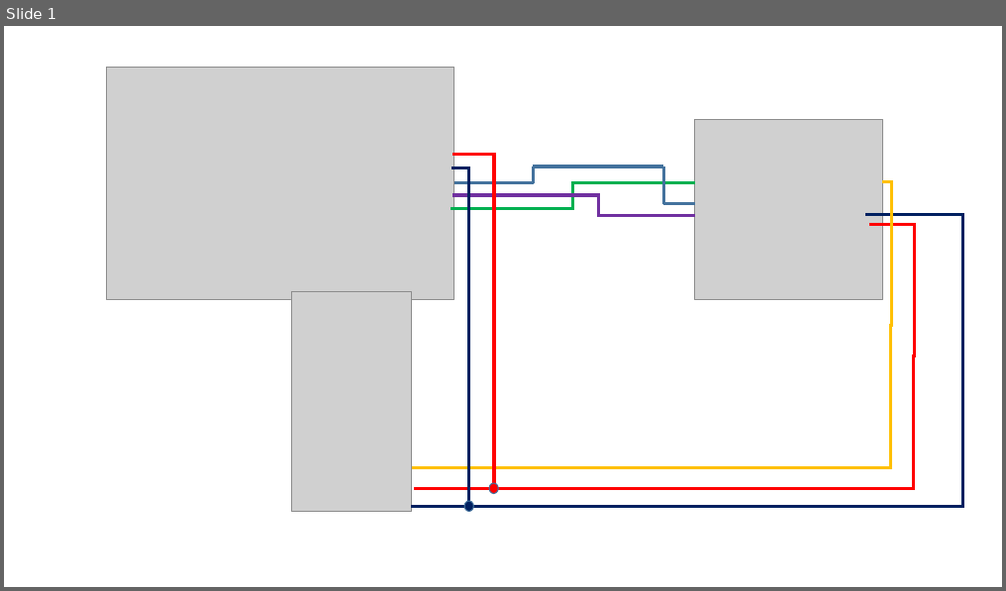
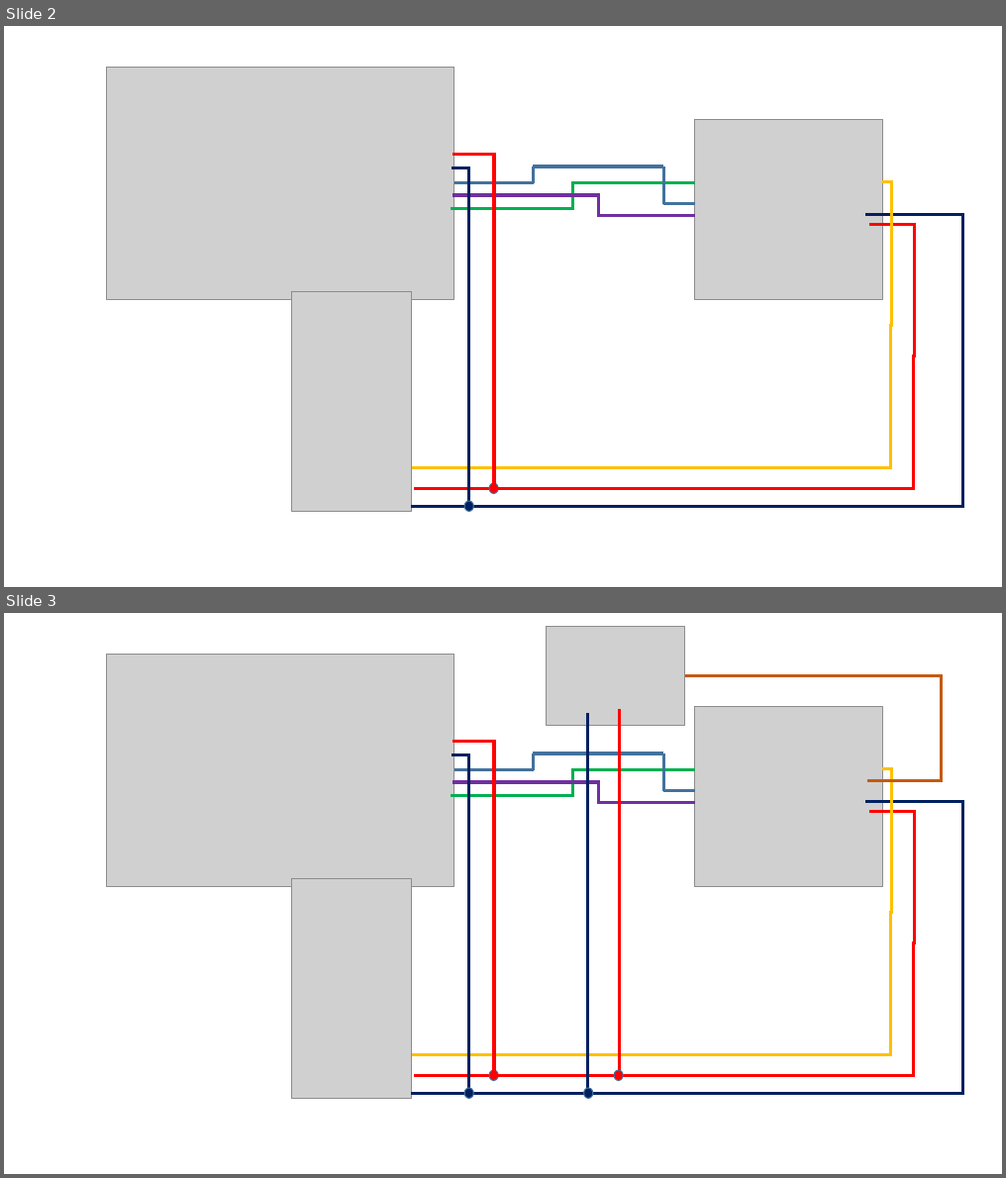
Before and after one commit to LarryN3t/CDS-2023, a slide deck: images/Schema.pptx. Shown one above the other, each under a label of ours: slide 1 before the commit, slides 2 and 3 after it. The pictures are 1006x591 and 1006x1178 pixels, drawn with LibreOffice and Linux fonts; fonts in the diff are those of the drawing; grey boxes stand for pictures. Boxes give left, top, right and bottom in pixels: in the first picture for what was removed or moved away, otherwise in the second. Text is boxed around its words. In the diff, an @@ line names an element or a change of style, - is before the commit and + after.

```diff
--- a/images/Schema.pptx
+++ b/images/Schema.pptx
@@ slide 3 added at [4,613,1002,1174], background #FFFFFF @@
@@ picture added at [546,627,685,725] @@
@@ picture added at [106,655,453,886] @@
@@ elbow line added from (685, 676) to (867, 780), #C55A11 3 pt @@
@@ line added from (588, 1095) to (588, 713), #002060 3 pt @@
@@ line added from (620, 1075) to (620, 709), #FF0000 3 pt @@
@@ picture added at [695,707,883,886] @@
@@ elbow line added from (450, 756) to (487, 1093), #002060 3 pt @@
@@ elbow line added from (453, 742) to (536, 1076), #FF0000 3 pt @@
@@ line added from (534, 770) to (534, 754), #43739E 3 pt @@
@@ line added from (534, 754) to (663, 754), #43739E 3 pt @@
@@ line added from (663, 754) to (663, 791), #43739E 3 pt @@
@@ elbow line added from (882, 768) to (413, 1056), #FFC000 3 pt @@
@@ elbow line added from (695, 770) to (450, 796), #00B050 3 pt @@
@@ elbow line added from (695, 802) to (452, 782), #7030A0 3 pt @@
@@ line added from (454, 770) to (534, 770), #43739E 3 pt @@
@@ elbow line added from (865, 802) to (411, 1093), #002060 3 pt @@
@@ elbow line added from (869, 811) to (414, 1075), #FF0000 3 pt @@
@@ line added from (663, 791) to (696, 791), #43739E 3 pt @@
@@ picture added at [291,878,412,1099] @@
@@ ellipse added at [489,1070,498,1081], fill #FF0000, outline #43739E 1 pt @@
@@ ellipse added at [614,1070,623,1081], fill #FF0000, outline #43739E 1 pt @@
@@ ellipse added at [464,1088,473,1099], fill #002060, outline #43739E 1 pt @@
@@ ellipse added at [584,1088,593,1099], fill #002060, outline #43739E 1 pt @@
@@ what was slide 1 is now slide 2 @@
```
Also in this commit, not shown: 1 other slide added, 5 other files.
